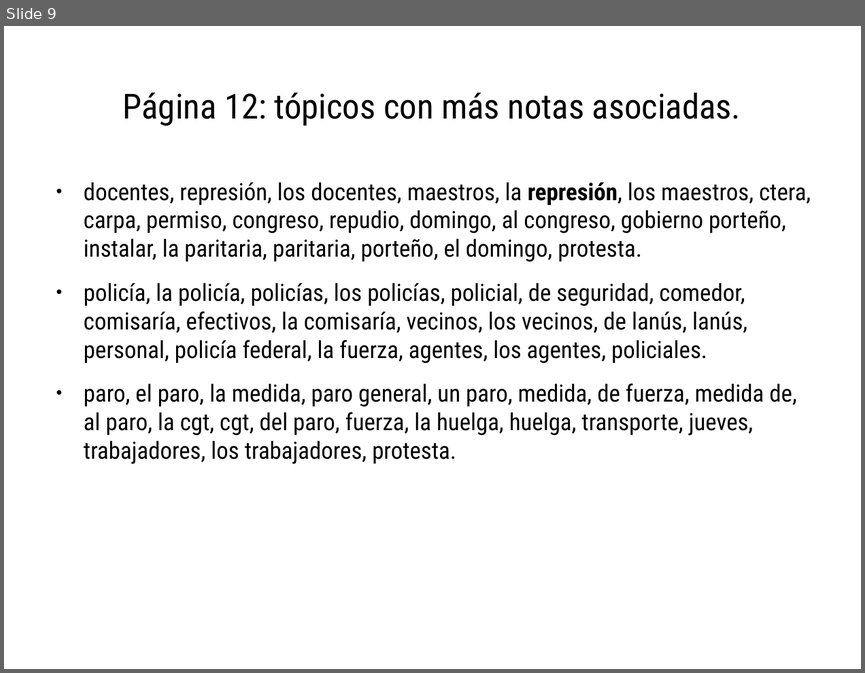
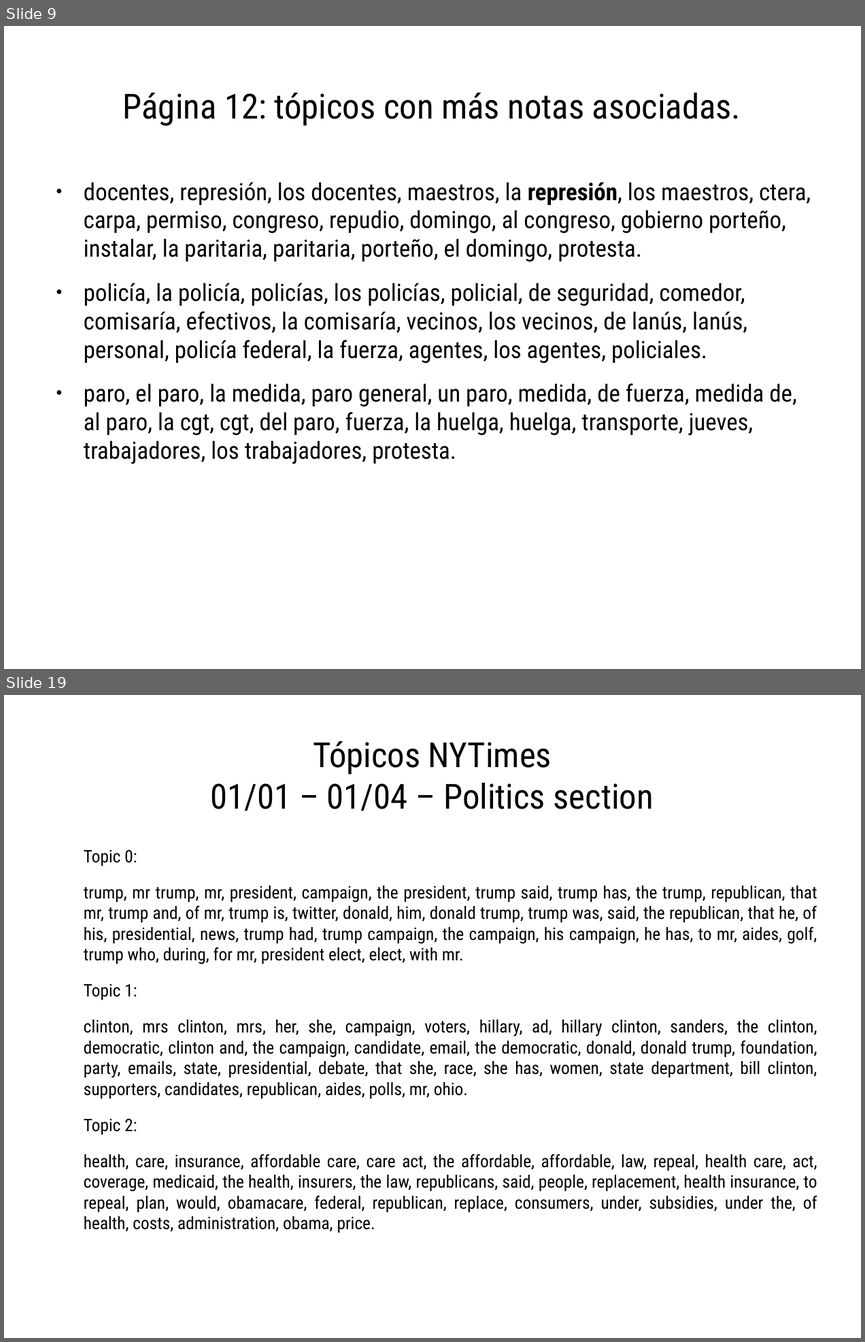
Before and after one commit to spinto88/Analisis_medios, a slide deck: Comparacion_agendas.odp. Shown one above the other, each under a label of ours: slide 9 before the commit, slides 9 and 19 after it; the slides between them are not shown. The pictures are 865x673 and 865x1342 pixels, drawn with LibreOffice and Linux fonts; fonts in the diff are those of the drawing. Boxes give left, top, right and bottom in pixels: in the first picture for what was removed or moved away, otherwise in the second. Text is boxed around its words. In the diff, an @@ line names an element or a change of style, - is before the commit and + after.

```diff
--- a/Comparacion_agendas.odp
+++ b/Comparacion_agendas.odp
@@ slide 19 added at (4,695,861,1338), background #FFFFFF @@
@@ title added at (211,741,653,811), 32 pt, text #000000 @@
+Tópicos NYTimes
+01/01 – 01/04 – Politics section
@@ text added at (84,849,817,1232), 16 pt, text #000000 @@
+Topic 0:
+trump, mr trump, mr, president, campaign, the president, trump said, trump has, the trump, republican, that mr, trump and, of mr, trump is, twitter, donald, him, donald trump, trump was, said, the republican, that he, of his, presidential, news, trump had, trump campaign, the campaign, his campaign, he has, to mr, aides, golf, trump who, during, for mr, president elect, elect, with mr.
+Topic 1:
+clinton, mrs clinton, mrs, her, she, campaign, voters, hillary, ad, hillary clinton, sanders, the clinton, democratic, clinton and, the campaign, candidate, email, the democratic, donald, donald trump, foundation, party, emails, state, presidential, debate, that she, race, she has, women, state department, bill clinton, supporters, candidates, republican, aides, polls, mr, ohio.
+Topic 2:
+health, care, insurance, affordable care, care act, the affordable, affordable, law, repeal, health care, act, coverage, medicaid, the health, insurers, the law, republicans, said, people, replacement, health insurance, to repeal, plan, would, obamacare, federal, republican, replace, consumers, under, subsidies, under the, of health, costs, administration, obama, price.
```
Also in this commit, not shown: 1 slide changed, 15 other slides added, 9 other files.
